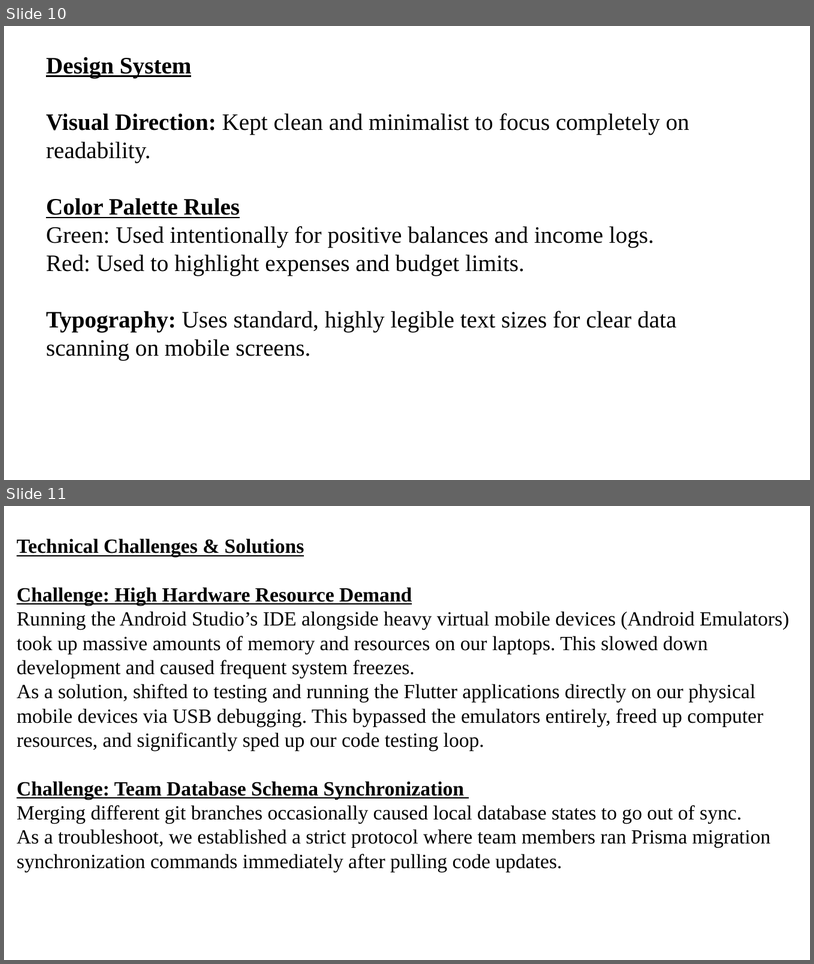
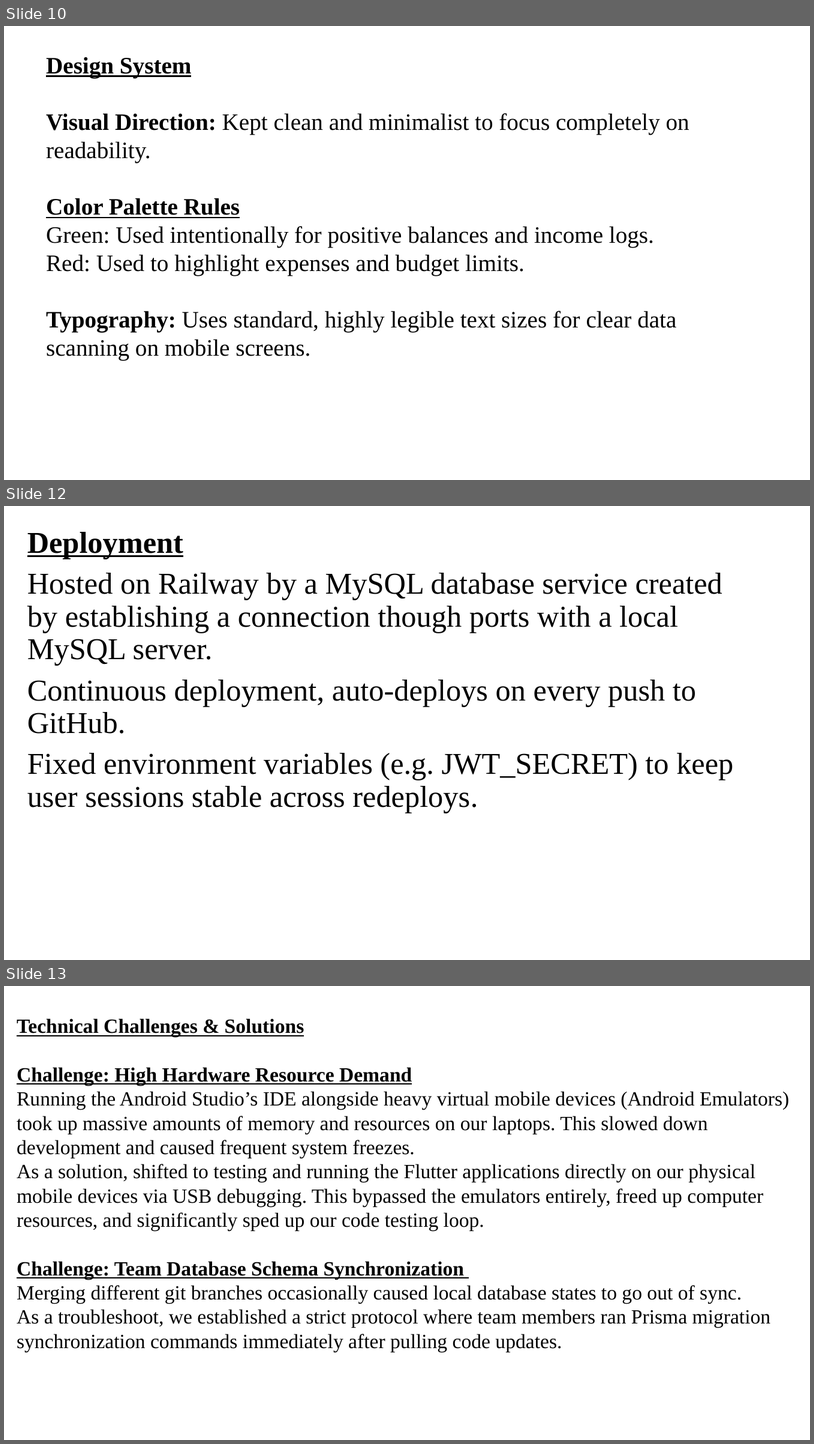
Before and after one commit to p1-my2/Malihub, a slide deck: MALIHUB POWERPOINT PRESENTATION.pptx. Shown one above the other, each under a label of ours: slides 10 and 11 before the commit, slides 10, 12 and 13 after it; the slides between them are not shown. The pictures are 814x964 and 814x1444 pixels, drawn with LibreOffice and Linux fonts; fonts in the diff are those of the drawing. Boxes give left, top, right and bottom in pixels: in the first picture for what was removed or moved away, otherwise in the second. Text is boxed around its words. In the diff, an @@ line names an element or a change of style, - is before the commit and + after.

```diff
--- a/MALIHUB POWERPOINT PRESENTATION.pptx
+++ b/MALIHUB POWERPOINT PRESENTATION.pptx
@@ slide 12 added at [4, 506, 810, 960], background #FFFFFF @@
@@ text added at [27, 532, 734, 813], 36 pt, text #000000 @@
+Deployment
+Hosted on Railway by a MySQL database service created by establishing a connection though ports with a local MySQL server.
+Continuous deployment, auto-deploys on every push to GitHub.
+Fixed environment variables (e.g. JWT_SECRET) to keep user sessions stable across redeploys.
@@ what was slide 11 is now slide 13 @@
```
Also in this commit, not shown: 2 slides changed, 1 other slide added.
